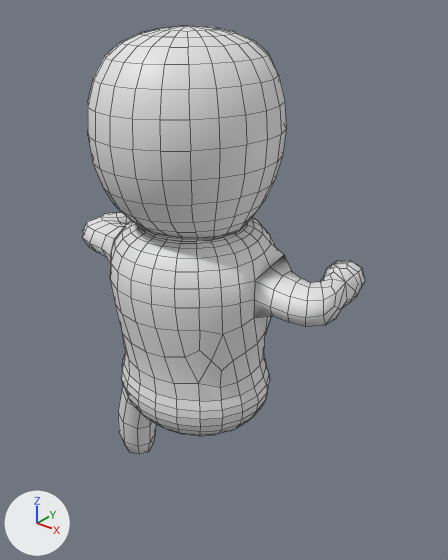
The Blender file orig/zombie_baby/zombie_baby.blend: old version first, new version second.
Both versions are drawn from a camera (50 mm lens) standing at (1.284, -1.424, 1.214) and looking at (0.068, 0.095, 0.272). The axes (+X, +Y, +Z) are drawn at lower left. The lights are the same throughout. Mesh edges are drawn as thin lines.
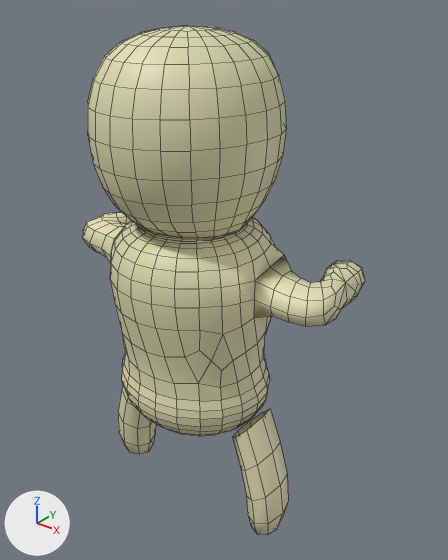
Commit message: Zombie baby model improvements

Changed parts and their boxes (x1, y1, x2, y2) in the pictures (448 x 560 px):
'Sphere.001', reshaped (19% taller)
    before: (82, 25, 365, 454)
    after: (82, 25, 365, 534)
part 1 of me_sphere_001, added (beige)
    after: (232, 409, 288, 534)
part 2 of me_sphere_001, recoloured (grey to beige)
    both: (82, 25, 365, 454)

The change, as a diff of the scene's bpy script:
```diff
--- a/orig/zombie_baby/zombie_baby.blend.py
+++ b/orig/zombie_baby/zombie_baby.blend.py
@@ img_zombie_baby_png @@
+img_zombie_baby_png = load_image('zombie_baby.png', 'zombie_baby.png', 256, 256, 'sRGB')
@@ mat_zombie_baby_png @@
+mat_zombie_baby_png = principled_material('zombie_baby.png')
+mat_zombie_baby_png.texture = img_zombie_baby_png
@@ me_sphere_001 @@
 # used by ob_sphere_001; location = (0.0, 0.0, -0.075); scale = (0.314, 0.314, 0.314)
-me_sphere_001.from_pydata(...)  # 264 vertices, 289 faces; spans x -1.8..1.77, y -1.05..1.05, z -1.9..3.74
+me_sphere_001.from_pydata(...)  # 276 vertices, 298 faces; spans x -1.8..1.77, y -1.05..1.05, z -1.9..3.74
+# me_sphere_001 part 1: the loose piece of 12 vertices spanning x -1.36..-0.64, y -0.35..0.43, z -1.9..-0.2 is copied, and the copy is turned -178.1 degrees about the z axis through its middle, then moved by (2.01, -0.03, 0.0), in mat_zombie_baby_png (picture img_zombie_baby_png); it spans x 0.65..1.39, y -0.38..0.41, z -1.9..-0.21
+# me_sphere_001 part 2: 289 faces spanning x -1.8..1.77, y -1.05..1.05, z -1.9..3.74 switch from no material to mat_zombie_baby_png (picture img_zombie_baby_png)
```
